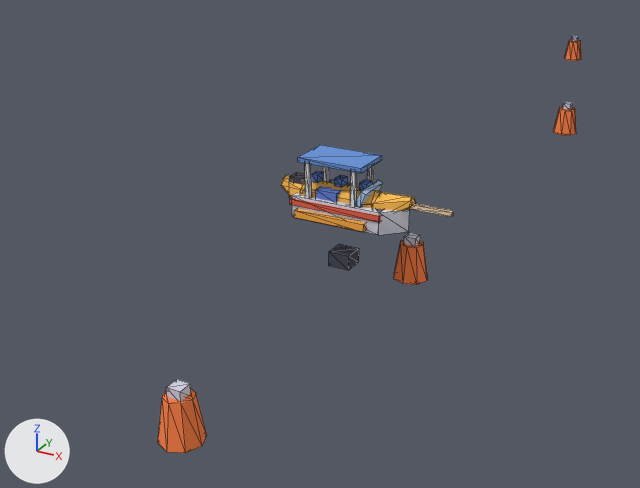
Renders of the glTF model public/assets/toycar/set-lagoon-launch.glb from each side of a commit.
Before and after are seen from a 50 mm lens placed at (4.9, -9.57, 4.3), pointed at (-2.55, 3.98, -2.48). Lighting does not change. The marker at lower left points along +X, +Y and +Z. The picture after the commit comes second. Mesh edges are drawn as thin lines. Where no turn or scale is listed for an object, it has been applied to the vertices. Vertices at exactly the same position are counted once.

Names of what the first picture shows: 'anim_path:c=tow:p=22:f=1+bob:h=0.04:p=0.8#tow', 'anim_path:c=tow:p=22:f=1:o=0.9517+bob:h=0.05:p=0.7#banana', 'buoys' and 1 more.
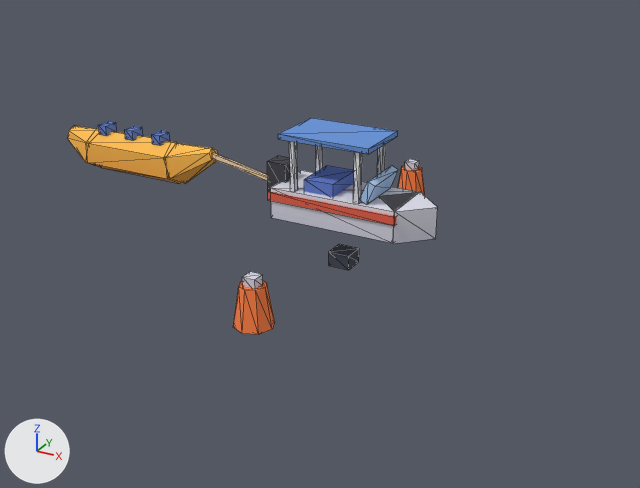
The edits, one by one:
me_buoys is used by ob_buoys; location (0.27, -3.93, -0.92).
me_buoys had 96 vertices, 160 faces and spanned x -1.4..0.8, y -0.2..19.7, z 0.0..0.6.
me_buoys now has 48 vertices, 80 faces and spans x -0.2..0.2, y -4.6..0.2, z 0.0..0.6.
me_buoys part 1: the loose piece of 16 vertices spanning x 0.3..0.7, y 4.2..4.7, z 0.0..0.5 is moved by (-0.5, -8.8, 0.0).
me_buoys part 2: the loose piece of 8 vertices spanning x 0.4..0.6, y 4.3..4.5, z 0.5..0.6 is moved by (-0.5, -8.8, 0.0).
me_buoys part 3: the loose piece of 16 vertices spanning x -1.4..-0.9, y 19.2..19.7, z 0.0..0.5 is deleted.
me_buoys part 4: the loose piece of 16 vertices spanning x 0.3..0.8, y 12.0..12.5, z 0.0..0.5 is deleted.
me_buoys part 5: the loose piece of 8 vertices spanning x 0.5..0.6, y 12.1..12.3, z 0.5..0.6 is deleted.
me_buoys part 6: 2 kept faces spanning x -0.1..0.1, y -0.1..0.1, z 0.6 get new texture (UV) coordinates.
Other edits to the shape of me_buoys do not show in these pictures.
Mesh me_anim_path_c_tow_p_26_f_1_bob_h_0_04_p_0_8_tow is new.
It has 156 vertices, 240 faces and spans x -4.66..1.28, y -0.42..0.42, z -0.07..1.1.
It uses material mat_colormap (picture img_colormap_png).
Object 'anim_path:c=tow:p=22:f=1+bob:h=0.04:p=0.8#tow' (ob_anim_path_c_tow_p_22_f_1_bob_h_0_04_p_0_8_tow) is deleted.
Object 'anim_path:c=tow:p=22:f=1:o=0.9517+bob:h=0.05:p=0.7#banana' (ob_anim_path_c_tow_p_22_f_1_o_0_9517_bob_h_0_05_p_0_7_banana) is deleted.
Object 'buoys' (ob_buoys) moves from (0.27, -3.93, -0.92) to (0.0, 2.2, -0.51).
Object 'anim_path:c=tow:p=26:f=1+bob:h=0.04:p=0.8#tow' (ob_anim_path_c_tow_p_26_f_1_bob_h_0_04_p_0_8_tow) is new; it shows me_anim_path_c_tow_p_26_f_1_bob_h_0_04_p_0_8_tow.
Its location is (0.0, 0.0, 0.0).

Pixel boxes (x1, y1, x2, y2) of what changed, in the pictures (640 x 488 px; the box of a moved part takes in the faces that stretch with it):
'anim_path:c=tow:p=26:f=1+bob:h=0.04:p=0.8#tow', added
    after: (68, 118, 437, 244)
'buoys', reshaped, moved (54% narrower, 58% shorter)
    before: (158, 36, 581, 453)
    after: (233, 159, 425, 334)
'anim_path:c=tow:p=22:f=1+bob:h=0.04:p=0.8#tow', deleted
    before: (289, 145, 410, 235)
'anim_path:c=tow:p=22:f=1:o=0.9517+bob:h=0.05:p=0.7#banana', deleted (orange)
    before: (281, 171, 454, 232)
part 1 of me_buoys, moved or reshaped
    before: (394, 240, 427, 284)
    after: (233, 281, 275, 334)
part 2 of me_buoys, moved or reshaped
    before: (404, 232, 420, 246)
    after: (242, 271, 263, 289)
part 3 of me_buoys, deleted
    before: (564, 40, 581, 61)
part 4 of me_buoys, deleted (orange)
    before: (553, 107, 576, 135)
part 5 of me_buoys, deleted
    before: (562, 102, 573, 110)
part 6 of me_buoys, surface changed
    before: (167, 379, 190, 391)
    after: (405, 159, 419, 163)
